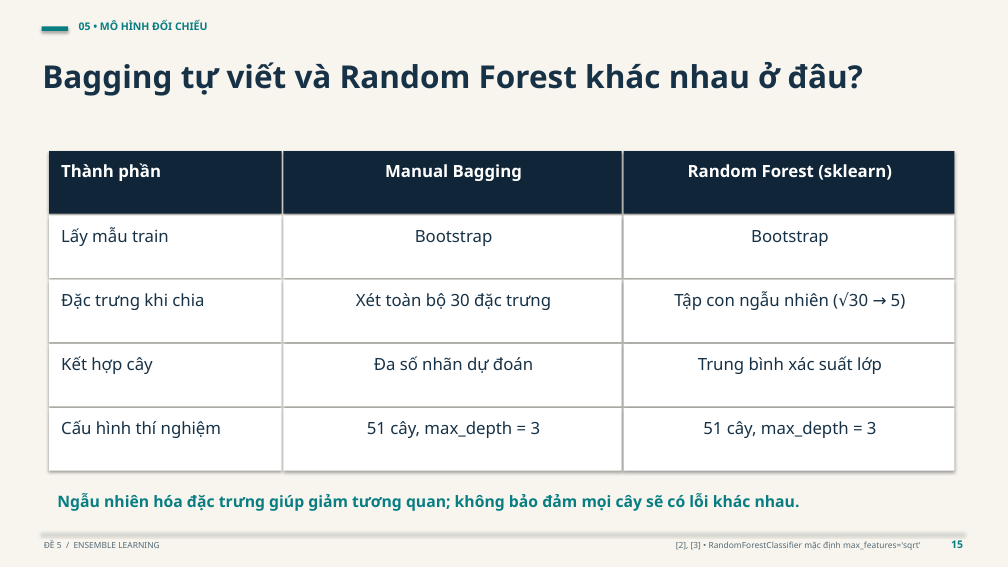
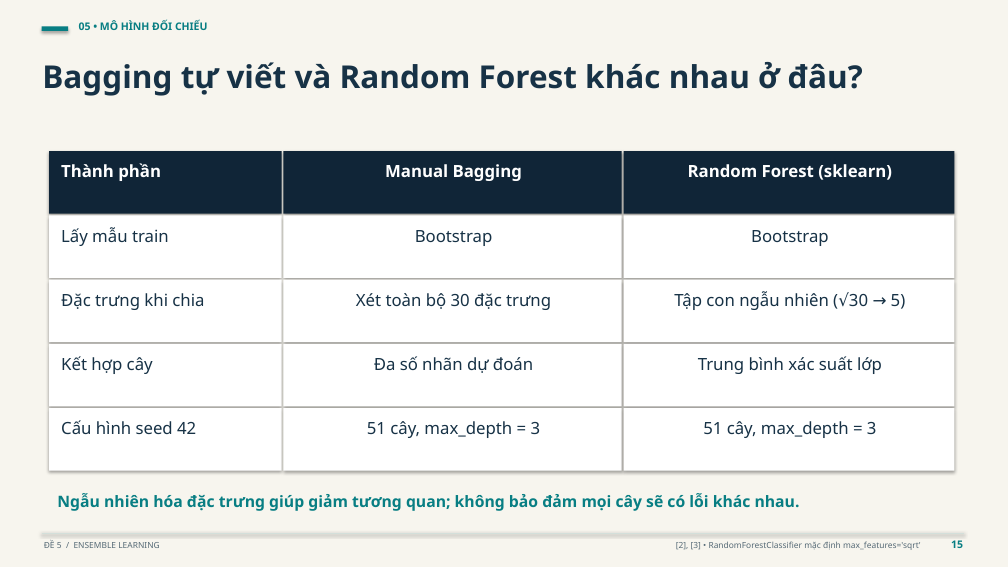
Before and after one commit to Huyngaongow/hocmaygk, a slide deck: slide 15 of De_5_Ensemble_Learning.pptx. Drawn at 1008x567 pixels with LibreOffice and Linux fonts; fonts in the diff are those of the drawing. Boxes give left, top, right and bottom in pixels: in the first picture for what was removed or moved away, otherwise in the second. Text is boxed around its words. In the diff, an @@ line names an element or a change of style, - is before the commit and + after.

```diff
--- a/De_5_Ensemble_Learning.pptx
+++ b/De_5_Ensemble_Learning.pptx
@@ text at [61,420,196,434]: text changed @@
-Cấu hình thí nghiệm
+Cấu hình seed 42
```
Also in this commit, not shown: 11 other slides changed, 2 slides added, 9 other files.
